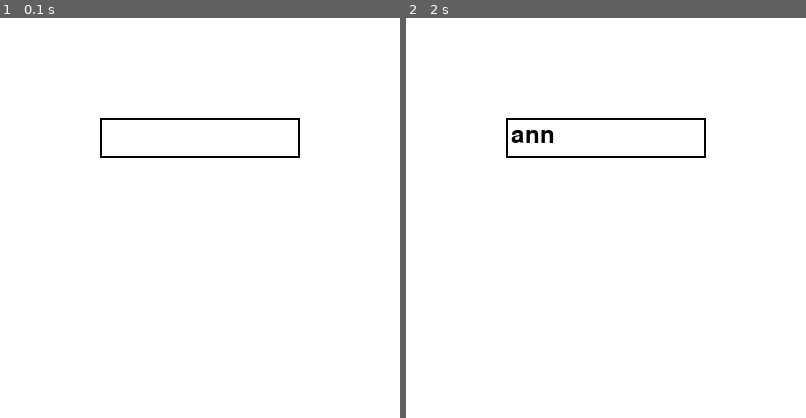
Above: before the commit, frames 1-2 (left to right).
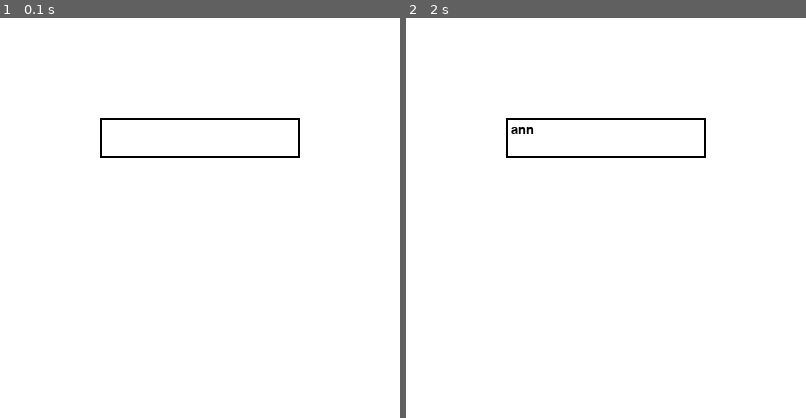
Above: after the commit, the same moments.

Repository: ArmaanC-IDC/ICD20
Game: pygame game, started from Personal/ongoing/ttc_app/app.py
The game is run twice, just before and just after one commit, with the same random seed, the same clock (stepped at 60 frames per second) and the same inputs.
Inputs:
- Up to frame 1 (0.1 s): no input
- Up to frame 2 (2 s): tap Enter at 0.33 s; type "ann" at 1.77 s
The pictures show only the part of the screen within x 0-50%, y 0-50%; the shares and areas given below are measured in that part.
In our replay, the window is 800x600 before the commit and 450x800 after it. These sizes can differ from the game's own. Grey fills any space a smaller window leaves; there, only what the larger window draws over its background counts as a difference.

The runs differ from the first frame. In frame 1, only the window size differs. In frame 2, 0.3% of the frame differs, in the area x 26-37%, y 27-32%.

Commit message:
various changes

Diff:
--- a/Personal/ongoing/test.py
+++ b/Personal/ongoing/test.py
@@ -1,36 +1,4 @@
-'''import pygame
-from sys import exit
-from random import randint
-pygame.init()
+def front_back(str):
+  return str[-1]+str[1:-1]+str[0:1]
 
-screen = pygame.display.set_mode((1000, 800))
-clock = pygame.time.Clock()
-
-list = [pygame.surface.Surface((50,50)), pygame.surface.Surface((50,50))]
-list[0].fill((255, 0, 0))
-list[1].fill((0,255,0))
-
-while True:
-    screen.fill((255, 255, 255))
-    for event in pygame.event.get():
-        if event.type == pygame.QUIT:
-            exit()
-    screen.blit(list[0], (100,100))
-    screen.blit(list[1], (200,200))
-    pygame.display.update()
-
-
-
-
-nested_list1 = [1, 2, 3]
-nested_list2 = ["Hello", "World", "!"]
-nested_list3 = [True, False, False, True]
-nested_list4 = [i for i in range(10, 20000, 2)]
-main_list = [nested_list1, nested_list2, nested_list3, nested_list4]
-
-for nested_list in main_list:
-    for element in nested_list:
-        print(element)'''
-
-n = input("Enter a number")
-print(n*)
+print(front_back("hello"))
--- a/Personal/ongoing/ttc_app/app.py
+++ b/Personal/ongoing/ttc_app/app.py
@@ -1,47 +1,46 @@
 import pygame as pg
 import sys
 pg.init()
+
 # Set up display
-width, height = 800, 600
+width, height = 450, 800
 screen = pg.display.set_mode((width, height))
 clock = pg.time.Clock()
 pg.display.set_caption("Text Box Example")
 
-font = pg.font.Font(None, 36)
+#for the text box
+font = pg.font.Font(None, 20)
 
+#function creates a text box and returns whatever is typed in, and a bool repersenting if the enter button has been pressed
+#event is a list of all events that happened during this frame
 def create_text_box(event, location, size, text, color=(0,0,0) ):
     x,y = location
     width,height = size
     for event in events:
         if event.type == pg.KEYDOWN:
-            if event.key == pg.K_RETURN:
-                return text, True
-            elif event.key == pg.K_BACKSPACE:
-                text = text[:-1]
-            elif event.unicode:  # Add typed characters to the text
-                text += event.unicode
-
-    pg.draw.rect(screen, (255, 255, 255), (x, y, width, height))
+            if event.key == pg.K_RETURN: return text, True
+            elif event.key == pg.K_BACKSPACE: text = text[:-1]
+            elif event.unicode: text += event.unicode
     pg.draw.rect(screen, color, (x, y, width, height), 2)
     text_box = font.render(text, True, color)
     screen.blit(text_box, (x + 5, y + 5))
     return text, False
 
-input_text = ''
-running = True
-
-while running:
+def reporting_screen(event, station_text, description_text):
+    station_text, enter_pressed = create_text_box(event, (100, 100), (200, 40), station_text)
+    if enter_pressed:
+        print(station_text)
+        station_text=''
+    return station_text
+report_station_text = ''
+while True:
     screen.fill((255,255,255))
-
     events = pg.event.get()
     for event in events:
         if event.type == pg.QUIT:
-            running = False
+            break
 
-    input_text, enter_pressed = create_text_box(events, (100, 100), (200, 40), input_text)
-    if enter_pressed:
-        print(input_text)
-        input_text=''
+    report_station_text = reporting_screen(event, report_station_text, "hihihi")
     pg.display.update()
 
 pg.quit()
--- /dev/null
+++ b/Unit 3/contest.py
@@ -0,0 +1,30 @@
+while True:
+    try:
+        n = int(input("how many peppers? "))
+        break
+    except ValueError:
+        print("Invalid input, please input a non-decimal number")
+
+pepper_list = []
+pepper = ""
+looping = True
+for i in range(n):
+    pepper = input("Which pepper would you like to add next? ")
+    pepper_list.append(pepper)
+
+t = 0
+for pepper1 in pepper_list:
+    pepper1 = pepper1.lower()
+    if pepper1=="poblano":
+        t+=1500
+    elif pepper1=="mirasol":
+        t+=6000
+    elif pepper1=="serrano":
+        t+=15500
+    elif pepper1=="cayenne":
+        t+=40000
+    elif pepper1=="thai":
+        t+=75000
+    elif pepper1=="habanero":
+        t+=125000
+print(t)
--- a/Unit 3/test.py
+++ /dev/null
@@ -1,34 +0,0 @@
-'''while True:
-    try:
-        n = int(input("how many peppers? "))
-        break
-    except ValueError:
-        print("Invalid input, please input a non-decimal number")
-
-pepper_list = []
-pepper = ""
-looping = True
-for i in range(n):
-    pepper = input("Which pepper would you like to add next? ")
-    pepper_list.append(pepper)
-
-t = 0
-for pepper1 in pepper_list:
-    pepper1 = pepper1.lower()
-    if pepper1=="poblano":
-        t+=1500
-    elif pepper1=="mirasol":
-        t+=6000
-    elif pepper1=="serrano":
-        t+=15500
-    elif pepper1=="cayenne":
-        t+=40000
-    elif pepper1=="thai":
-        t+=75000
-    elif pepper1=="habanero":
-        t+=125000
-print(t)
-
-list = [1, 2, 3, 4]
-print(list)
-'''
--- a/lemonade_stand.py
+++ b/lemonade_stand.py
@@ -1,6 +1,10 @@
 import random
+#get weather just returns a random weather. sunny, hot and dry, or cloudy
 def get_weather():
+    #gets a random value
     weather = random.randint(1,5)
+
+    #checks what that value
     if weather==1:
         weather = "sunny"
     elif weather==2:
@@ -9,6 +13,7 @@
         weather = "cloudy"
     return weather
 
+#randomizes a customer number based on the weather
 def customer_calculation(weather, signs):
     if weather=="sunny":
         num_of_customers = random.randint(20,40)
@@ -17,8 +22,10 @@
     else:
         num_of_customers = random.randint(10,30)
     multiplier = (signs/10)+1
-    return num_of_customers*multiplier
+    return round(num_of_customers*multiplier,0)
 
+#asks the user for their inputs and makes sure they have enough money
+#try means do whatever is in this block, and except ValueError means if you get a ValueError go here
 def get_user_inputs(weather, assets):
     print(f"The weater is {weather}")
     print()
@@ -40,27 +47,21 @@
         else:
             return num_of_lemonades,num_of_signs
 
-
-
+#randomizes a price based on the weather
 def get_price(weather):
     if weather=="cloudy": price = random.randint(5,15)
     elif weather=="sunny": price = random.randint(15,25)
     elif weather=="hot and dry": price = random.randint(25,35)
     return price
 
+#calculates profit
 def get_profit(lemonade_cups, signs, customer_num, price):
     if lemonade_cups>=customer_num:
         return (customer_num*price)-(lemonade_cups*2)-(signs*15)
     else:
         return (lemonade_cups*price)-(lemonade_cups*2)-(signs*15)
 
-def game_control():
-    while True:
-        try:
-            return bool(input("do you want to keep going?"))
-        except ValueError:
-            print("invalid input")
-
+#main calls all the functions and prints the profit, amount made that day, and the day number
 def main():
     total = 200
     day_number = 0
@@ -72,6 +73,8 @@
         customer_num = customer_calculation(weather, signs)
         price = get_price(weather)
         day_profit = get_profit(lemonade_cups, signs, customer_num, price)
+        print(f"there were {customer_num} customers")
+        print()
         print(f"you made {day_profit} cents today")
         total+=day_profit
         print(f"you have {total} cents in total")
--- a/python_overview.py
+++ /dev/null
@@ -1 +0,0 @@
-print("Hello")
Renamed: Personal/ongoing/gpt_snake.py -> Personal/ongoing/games/gpt_snake.py
Renamed: Personal/ongoing/pygame tutorial.py -> Personal/ongoing/games/pygame tutorial.py
